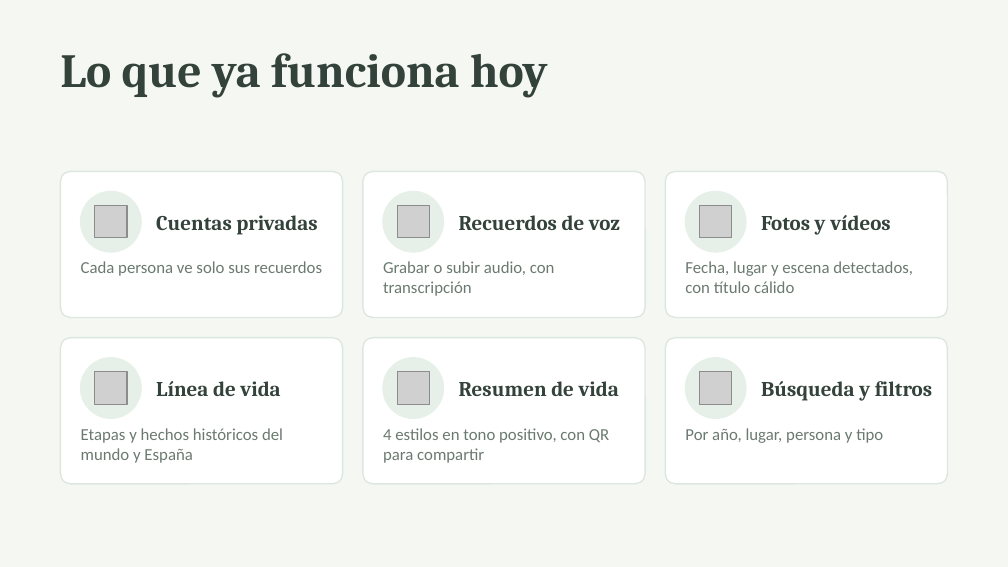
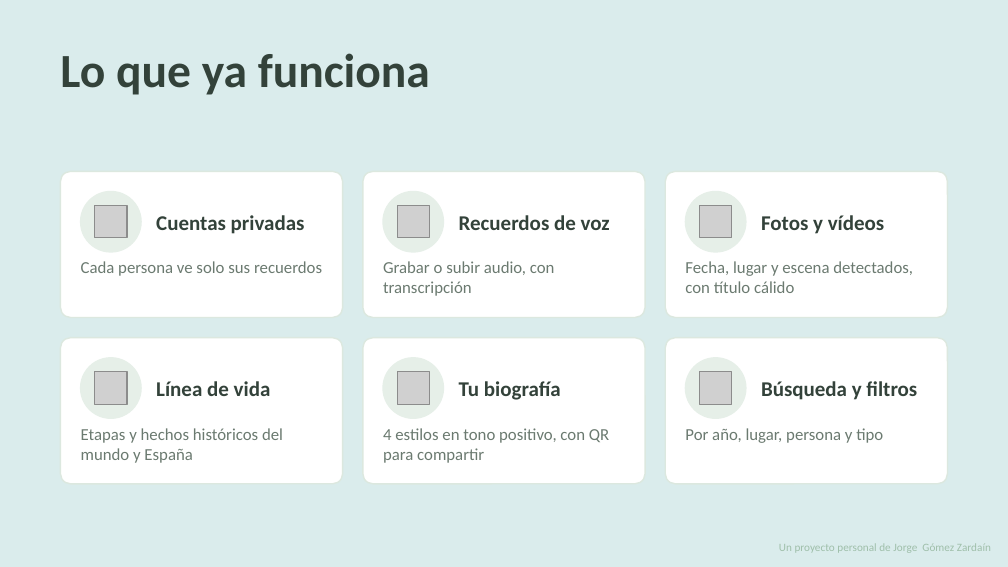
Before and after one commit to jgzmac/mis-memorias-de-oro, a slide deck: slide 6 of docs/Mi-Circulo-del-Tiempo-presentacion.pptx (slide 5 before the commit). Drawn at 1008x567 pixels with LibreOffice and Linux fonts; fonts in the diff are those of the drawing; grey boxes stand for pictures. Boxes give left, top, right and bottom in pixels: in the first picture for what was removed or moved away, otherwise in the second. Text is boxed around its words. In the diff, an @@ line names an element or a change of style, - is before the commit and + after.

Commit message:
versión 2.1.3 - Añadidos textos y anotaciones de propiedad intelectual a nombre de Jorge Gómez Zardaín

```diff
--- a/docs/Mi-Circulo-del-Tiempo-presentacion.pptx
+++ b/docs/Mi-Circulo-del-Tiempo-presentacion.pptx
@@ background #F4F7F2 to #1F8C8F at 16% opacity @@
@@ text at [60,53,430,95]: text changed; font Cambria to Calibri @@
-Lo que ya funciona hoy
+Lo que ya funciona
@@ font Cambria to Calibri in 5 elements at [156,215,305,234], [459,215,610,230], [761,215,885,234], [156,381,271,396], [761,381,917,400] @@
@@ text at [459,381,561,400]: text changed; font Cambria to Calibri @@
-Resumen de vida
+Tu biografía
@@ text added at [779,543,991,553], 8 pt, text #9FBFAA @@
+Un proyecto personal de Jorge Gómez Zardaín
```
Also in this commit, not shown: 7 other slides changed, 2 slides added, 28 other files.
